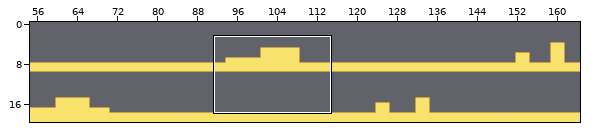
An edit to a level. Tiled map, assets/levels/level1.tmx. Above: a wide view before the commit, with the close-up outlined.
Close-up. Before the commit:
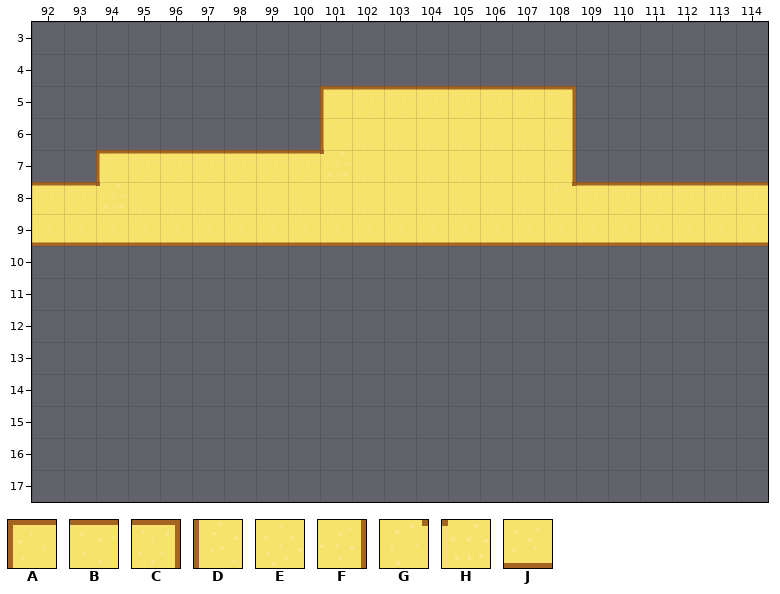
Cells are 64x64 px. Shown: x 92..114, y 3..17. The commit also changed other parts of the map, which this record leaves out.
Key: from "level": A 0, B 1, C 2, D 10, E 11, F 12, G 13, H 14, J 21.
_ is an empty cell.
Layer "Kachelebene 1" before, first column x 92:
 3 _______________________
 4 _______________________
 5 _________ABBBBBBC______
 6 _________DEEEEEEF______
 7 __ABBBBBBHEEEEEEF______
 8 BBHEEEEEEEEEEEEEGBBBBBB
 9 JJJJJJJJJJJJJJJJJJJJJJJ
10 _______________________
11 _______________________
12 _______________________
13 _______________________
14 _______________________
15 _______________________
16 _______________________
17 _______________________
Now the later version:
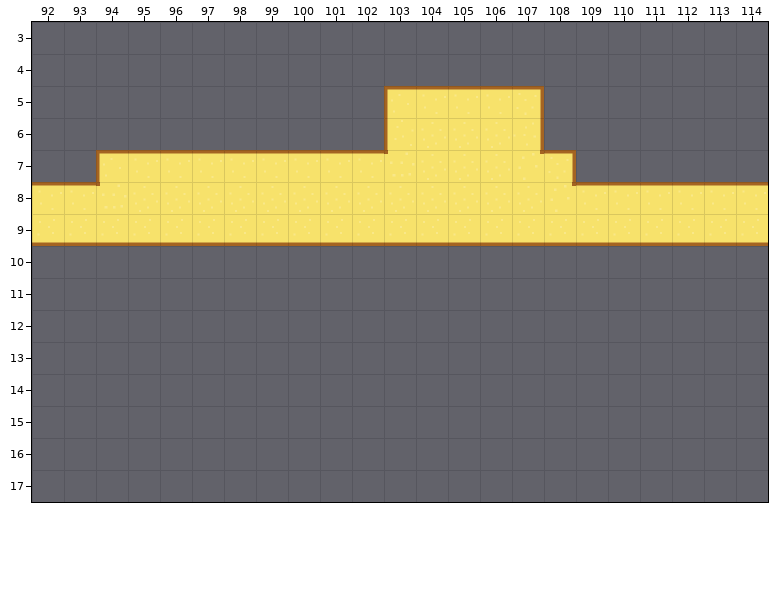
From old to new:
Layer "Kachelebene 1":
The edit turns tile B into tile A in row 5 at x 103.
The edit turns tile E into tile B in row 7 at x 102.
The edit turns tile H into tile B in row 7 at x 101.
The edit turns tile B into tile C in row 5 at x 107.
The edit turns tile F into tile C in row 7 at x 108.
The edit turns tile E into tile D in row 6 at x 103.
The edit turns tile E into tile F in row 6 at x 107.
The edit turns tile E into tile G in row 7 at x 107.
The edit turns tile E into tile H in row 7 at x 103.
Tile A is gone in row 5 at x 101.
Tile B is gone in row 5 at x 102.
Tile C is gone in row 5 at x 108.
Tile D is gone in row 6 at x 101.
Tile E is gone in row 6 at x 102.
Tile F is gone in row 6 at x 108.
